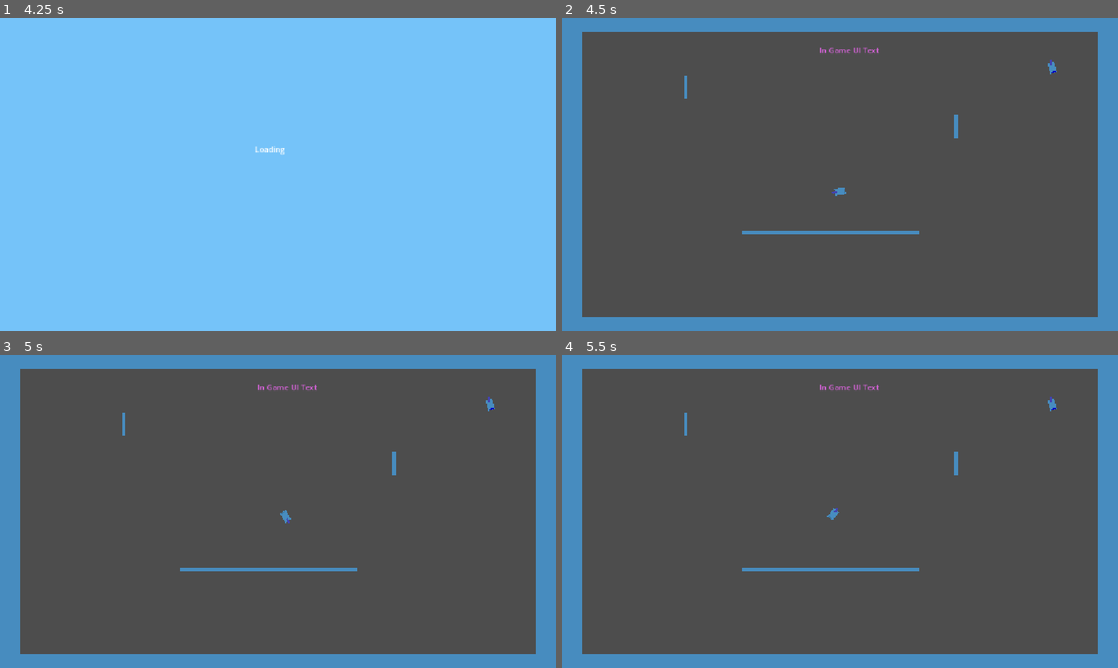
Above: before the commit, frames 1-4 (two rows, left to right).
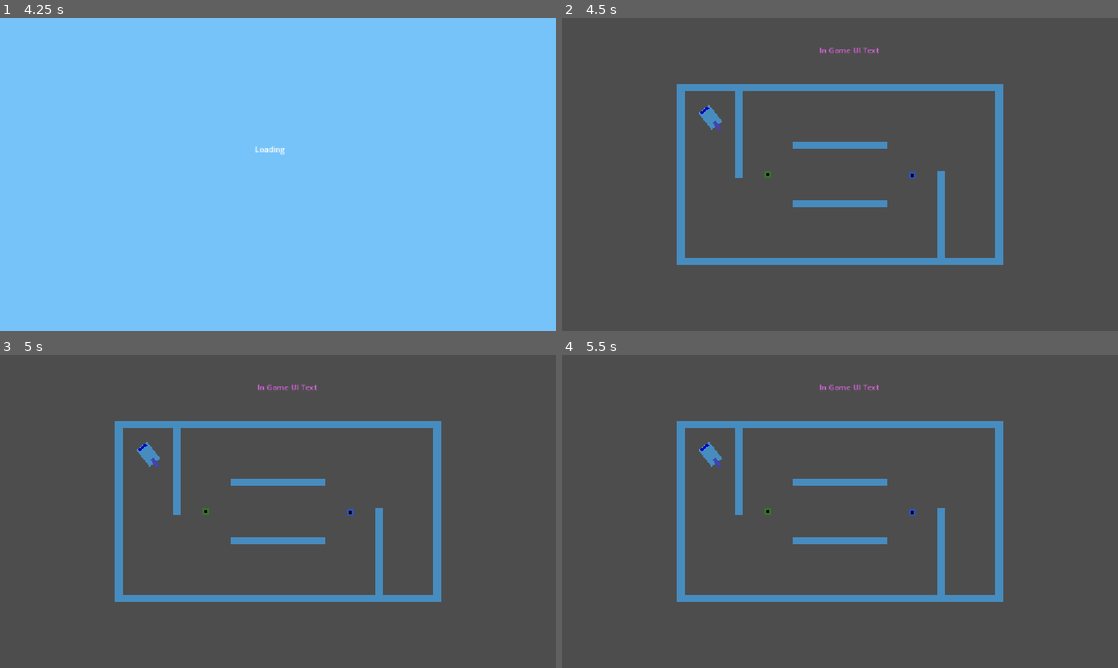
Above: after the commit, the same moments.

Repository: JoeyGiordano/TankTrouble2
Game: Godot game, scene res://game_container/game_container.tscn
The game is run twice, just before and just after one commit, with the same random seed, the same clock (stepped at 60 frames per second) and the same inputs. The engine's default icon, where the game draws it, is replaced by a stand-in: a white triangle on a blue panel in a dark square.
Inputs:
- Up to frame 1 (4.25 s): click "[CutSceneOver]" at 0.5 s; click "Play" at 1.25 s; click "Play!" at 2 s; tap Enter at 2.75 s; hold W (player1_up) 2.78-3.53 s; hold . (player0_shoot) 2.78-3.53 s; tap Space at 3.5 s; hold Down (ui_down) from 3.53 s (still down); tap Q (player1_shoot) at 3.6 s
- Up to frame 2 (4.5 s): tap Enter at 4.25 s; release Down (ui_down) at 4.28 s; hold W (player1_up) from 4.28 s (still down); tap K (player2_right) at 4.35 s
- Up to frame 3 (5 s): keep holding W (player1_up)
- Up to frame 4 (5.5 s): keep holding W (player1_up); tap Shift at 5.1 s

Frame 1 is identical in both runs. In frame 2, 22% of the frame differs, in the area x 0-100%, y 0-100%; in frame 3, 22%; in frame 4, 22%.

Commit message:
multibullet fixing nc

Diff:
--- a/autoloads/LevelLoader.gd
+++ b/autoloads/LevelLoader.gd
@@ -21,4 +21,4 @@
 	Utility.replace_scene_in_holder(Global.LevelHolder, new_level)
 
 func _determine_next_level() -> String :
-	return "test_level_" + str(randi_range(0,3))
+	return "test_level_3"# + str(randi_range(0,3))
--- a/game/bullets/multi_bullet/multi_bullet.gd
+++ b/game/bullets/multi_bullet/multi_bullet.gd
@@ -48,7 +48,8 @@
 		if tank.id == source_tank_id && source_tank_invincible :
 			return #a tank can't hit itself with its own bullet for a brief moment after the bullet has been shot
 		tank.die()
-
+		#wait for tank to despawn so that bullet shards dont hit player
+		await get_tree().create_timer(0.02).timeout
 		spawn_shards()
 		queue_free()
 
@@ -58,8 +59,9 @@
 	queue_free()
 
 func on_end_of_round() :
+	print("endround")
+	despawn_shards()
 	return
-	#despawn_shards()
 	#queue_free()
 
 ## Misc
@@ -71,6 +73,7 @@
 	var start := dir.angle() - 0.5 * step * (num_shards - 1)
 
 	for i in range(num_shards):
+		#add randomness to spread to keep visually interesting
 		var a := start + i * step * RandomNumberGenerator.new().randf_range(0.8,1.2)
 		var v := Vector2.RIGHT.rotated(a)  # unit direction at angle a
 		var bb : BasicBullet = BasicBullet.instantiate(global_position, shard_speed, v, shard_lifetime)
@@ -81,7 +84,9 @@
 
 #remove all shards from multibullet
 func despawn_shards():
+	print("get rid of em")
 	for s in shards:
+		print("shard removed")
 		s.queue_free()
 
 static func instantiate(position_ : Vector2 , speed_ : float, dir_ : Vector2, lifetime_ : float) -> MultiBullet :
--- a/tank/loadouts/multibullet/multibullet_tankloadout.gd
+++ b/tank/loadouts/multibullet/multibullet_tankloadout.gd
@@ -7,6 +7,8 @@
 var shots_used : int = 0
 var max_shots : int = 3
 
+func _ready() :
+	GameManager.end_of_round.connect(on_end_of_round)
 func shoot() :
 	#update_bullets()
 	#if multibullets.size() == 3 : set to basic bullet loadout
@@ -18,6 +20,8 @@
 	# if multibullet has been shot 3 times, then revert back to basic loadout
 	if shots_used == max_shots : set_basic_loadout()
 
+func on_end_of_round() :
+	set_basic_loadout()
+
 func set_basic_loadout() :
 	tank.change_loadout("basic_loadout")
-	queue_free()
